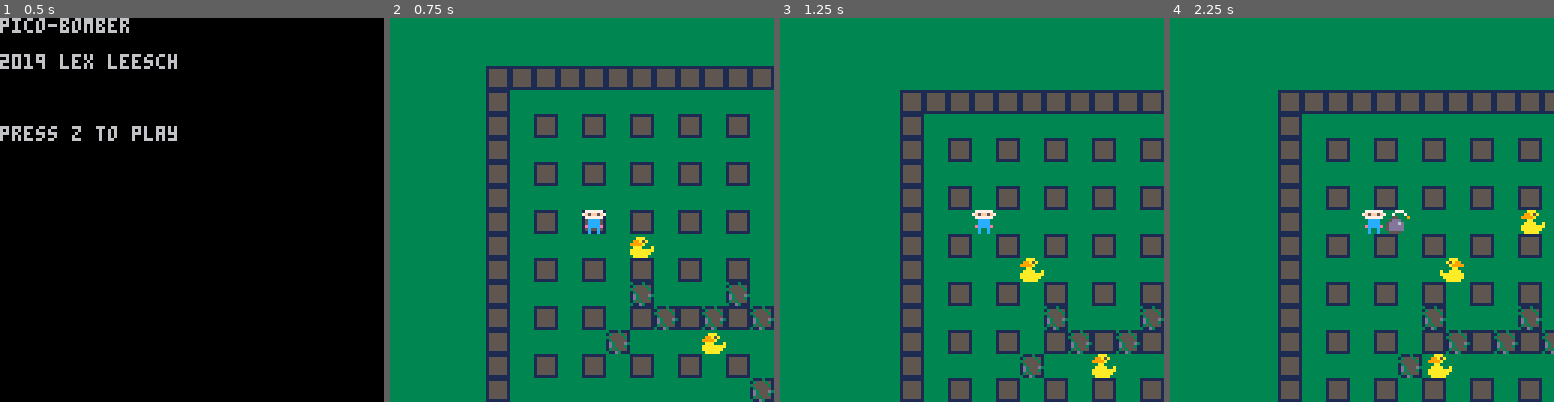
Above: before the commit, frames 1-4 (left to right).
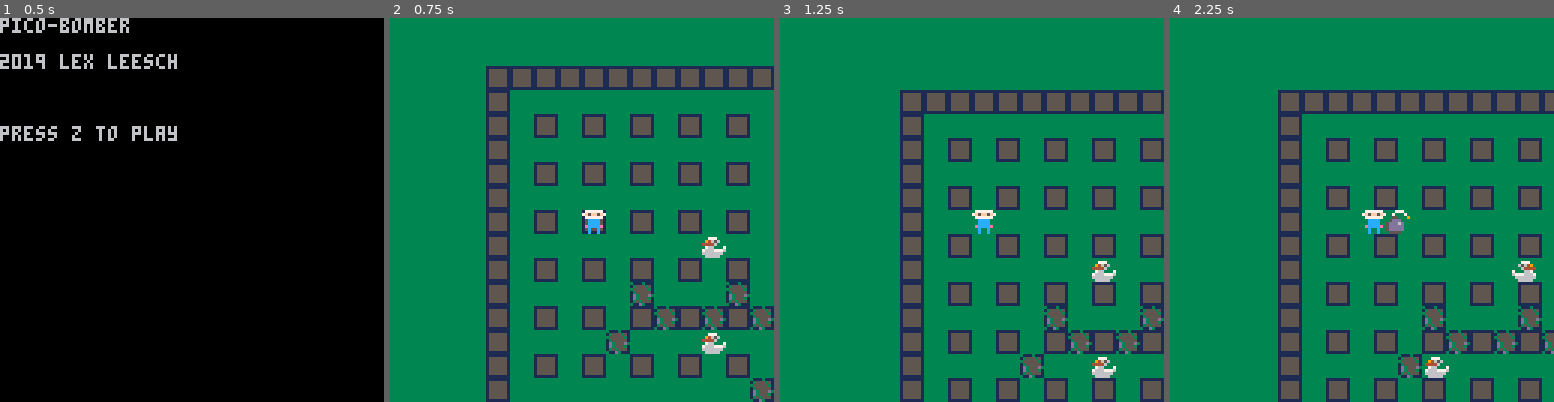
Above: after the commit, the same moments.

Repository: DigbyTheDog/PicoBomber
Game: PICO-8 cartridge game-1.p8
Two runs of this game, one before a commit and one after it. Both use one fixed random seed, a clock stepped at 60 frames per second and the inputs below.
Inputs:
- Up to frame 1 (0.5 s): no input
- Up to frame 2 (0.75 s): tap O (Z key) at 0.7 s
- Up to frame 3 (1.25 s): no input
- Up to frame 4 (2.25 s): hold Right 1.6-2.1 s; tap O (Z key) at 1.7, 2.1 s; hold Up from 2.15 s (still down)

Frame 1 is identical in both runs. In frame 2, 0.7% of the frame differs, in the area x 62-88%, y 57-88%; in frame 3, 0.7%; in frame 4, 1.0%, in the area x 66-98%, y 50-94%.

Commit message:
Update game-1.p8
mostly minor graphics work

Diff:
--- a/game-1.p8
+++ b/game-1.p8
@@ -52,9 +52,11 @@
 	if game_state=="menu" then
 		draw_menu()
 	elseif game_state=="dead" then
-		draw_dead()
+		draw_text_box("GAME OVER",8)
 	elseif game_state=="game" then
 		draw_game()
+	elseif game_state=="level complete" then
+		draw_level_complete()
 	end
 
 end
@@ -68,11 +70,28 @@
 
 end
 
-function draw_dead()
-
-	local game_over = "game over"
-	rectfill(cam.x+56-#game_over*2,cam.y+64-8,(cam.x+64+#game_over*2)+8,cam.y+64+8,0)
-	print(game_over,cam.x+64-#game_over*2,cam.y+61,8)
+function flash_text_box(text, color, seconds)
+
+	local start_time=global_timer
+	local text_box_is_active=false
+	local seconds_so_far
+	if start_time==global_timer then
+		if text_box_is_active then
+			text_box_is_active=false
+		else
+			text_box_is_active=true
+		end
+	end
+	if text_box_is_active then
+		draw_text_box(text, color)
+	end
+
+end
+
+function draw_text_box(text, color)
+
+	rectfill(cam.x+56-#text*2,cam.y+64-8,(cam.x+64+#text*2)+8,cam.y+64+8,0)
+	print(text,cam.x+64-#text*2,cam.y+61,color)
 
 end
 
@@ -100,11 +119,37 @@
 function update_game()
 
 	local obj
+
+	if not are_any_enemies_still_alive() then
+		game_state="level complete"
+	end
+
 	for obj in all(game_objects) do
 		obj:update()
 	end
 
+	for obj in all(game_objects) do
+		obj:draw()
+	end
+
 	update_global_timer()
+
+end
+
+function draw_level_complete()
+
+	flash_text_box("LEVEL COMPLETE!",7,10)
+
+end
+
+function are_any_enemies_still_alive()
+
+	for obj in all(game_objects) do
+		if obj.name=="enemy" then
+			return true
+		end
+	end
+	return false
 
 end
 
@@ -232,6 +277,7 @@
 			end
 
 			self:check_for_being_exploded()
+			self:check_for_collision_with_enemy()
 
 			-- In a bomberman-type game, it's weird if you can move diag, so limit to one direction at a time.
 			-- TODO: it feels bad to stop when two keys are held, actually.
@@ -290,6 +336,16 @@
 					sfx(1)
 					bomb = make_bomb(bomb_x,bomb_y,self.facing)
 					bomb_is_deployed = true
+				end
+			end
+
+		end,
+		check_for_collision_with_enemy=function(self)
+
+			local e
+			for e in all(game_objects) do
+				if e.name=="enemy" and abs(e.x - self.x) < 30 and abs(e.y - self.y) < 30 and are_object_rects_colliding(self,e)==true then
+					self.dying=true
 				end
 			end
 
@@ -750,15 +806,15 @@
 0c0c0c0c0c0c0c0c0c0c0c0c010001000100010001000100010001000100010001000100010c0c0c0c0c0c0c0c0c0c0c0c0c0c0c0c0c0c0c0c0c0c0c0c0c0c0c0c0c0c0c0c0c0c0c0c0c0c0c0c0c0c0c0c0c0c0c0c0c0c0c0c0c0c0c0c0c0c0c0c0c0c0c0c0c0c0c0c0c0c0c0c0c0c0c0c0c0c0c0c0c0c0c0c0c0c0c0c0c0c0c
 0c0c0c0c0c0c0c0c0c0c0c0c010000000000000000000000000011000000000000000000010c0c0c0c0c0c0c0c0c0c0c0c0c0c0c0c0c0c0c0c0c0c0c0c0c0c0c0c0c0c0c0c0c0c0c0c0c0c0c0c0c0c0c0c0c0c0c0c0c0c0c0c0c0c0c0c0c0c0c0c0c0c0c0c0c0c0c0c0c0c0c0c0c0c0c0c0c0c0c0c0c0c0c0c0c0c0c0c0c0c0c
 0c0c0c0c0c0c0c0c0c0c0c0c010001000100010001000100010001000100010001000100010c0c0c0c0c0c0c0c0c0c0c0c0c0c0c0c0c0c0c0c0c0c0c0c0c0c0c0c0c0c0c0c0c0c0c0c0c0c0c0c0c0c0c0c0c0c0c0c0c0c0c0c0c0c0c0c0c0c0c0c0c0c0c0c0c0c0c0c0c0c0c0c0c0c0c0c0c0c0c0c0c0c0c0c0c0c0c0c0c0c0c
-0c0c0c0c0c0c0c0c0c0c0c0c010000000000000000000000000311000000000000000000010c0c0c0c0c0c0c0c0c0c0c0c0c0c0c0c0c0c0c0c0c0c0c0c0c0c0c0c0c0c0c0c0c0c0c0c0c0c0c0c0c0c0c0c0c0c0c0c0c0c0c0c0c0c0c0c0c0c0c0c0c0c0c0c0c0c0c0c0c0c0c0c0c0c0c0c0c0c0c0c0c0c0c0c0c0c0c0c0c0c0c
+0c0c0c0c0c0c0c0c0c0c0c0c010000000000000000000000002511000000000000000000010c0c0c0c0c0c0c0c0c0c0c0c0c0c0c0c0c0c0c0c0c0c0c0c0c0c0c0c0c0c0c0c0c0c0c0c0c0c0c0c0c0c0c0c0c0c0c0c0c0c0c0c0c0c0c0c0c0c0c0c0c0c0c0c0c0c0c0c0c0c0c0c0c0c0c0c0c0c0c0c0c0c0c0c0c0c0c0c0c0c0c
 0c0c0c0c0c0c0c0c0c0c0c0c010001000100010001000100010001000111011101000100010c0c0c0c0c0c0c0c0c0c0c0c0c0c0c0c0c0c0c0c0c0c0c0c0c0c0c0c0c0c0c0c0c0c0c0c0c0c0c0c0c0c0c0c0c0c0c0c0c0c0c0c0c0c0c0c0c0c0c0c0c0c0c0c0c0c0c0c0c0c0c0c0c0c0c0c0c0c0c0c0c0c0c0c0c0c0c0c0c0c0c
-0c0c0c0c0c0c0c0c0c0c0c0c010000000000030000000000110011000000002500000000010c0c0c0c0c0c0c0c0c0c0c0c0c0c0c0c0c0c0c0c0c0c0c0c0c0c0c0c0c0c0c0c0c0c0c0c0c0c0c0c0c0c0c0c0c0c0c0c0c0c0c0c0c0c0c0c0c0c0c0c0c0c0c0c0c0c0c0c0c0c0c0c0c0c0c0c0c0c0c0c0c0c0c0c0c0c0c0c0c0c0c
+0c0c0c0c0c0c0c0c0c0c0c0c010000000000250000030000110011000000002500000000010c0c0c0c0c0c0c0c0c0c0c0c0c0c0c0c0c0c0c0c0c0c0c0c0c0c0c0c0c0c0c0c0c0c0c0c0c0c0c0c0c0c0c0c0c0c0c0c0c0c0c0c0c0c0c0c0c0c0c0c0c0c0c0c0c0c0c0c0c0c0c0c0c0c0c0c0c0c0c0c0c0c0c0c0c0c0c0c0c0c0c
 0c0c0c0c0c0c0c0c0c0c0c0c010001260100010001000100010001000100010001000100010c0c0c0c0c0c0c0c0c0c0c0c0c0c0c0c0c0c0c0c0c0c0c0c0c0c0c0c0c0c0c0c0c0c0c0c0c0c0c0c0c0c0c0c0c0c0c0c0c0c0c0c0c0c0c0c0c0c0c0c0c0c0c0c0c0c0c0c0c0c0c0c0c0c0c0c0c0c0c0c0c0c0c0c0c0c0c0c0c0c0c
-0c0c0c0c0c0c0c0c0c0c0c0c010000000000110000001100000000001100000000000026010c0c0c0c0c0c0c0c0c0c0c0c0c0c0c0c0c0c0c0c0c0c0c0c0c0c0c0c0c0c0c0c0c0c0c0c0c0c0c0c0c0c0c0c0c0c0c0c0c0c0c0c0c0c0c0c0c0c0c0c0c0c0c0c0c0c0c0c0c0c0c0c0c0c0c0c0c0c0c0c0c0c0c0c0c0c0c0c0c0c0c
+0c0c0c0c0c0c0c0c0c0c0c0c010000000000110000001100030000001100000000000026010c0c0c0c0c0c0c0c0c0c0c0c0c0c0c0c0c0c0c0c0c0c0c0c0c0c0c0c0c0c0c0c0c0c0c0c0c0c0c0c0c0c0c0c0c0c0c0c0c0c0c0c0c0c0c0c0c0c0c0c0c0c0c0c0c0c0c0c0c0c0c0c0c0c0c0c0c0c0c0c0c0c0c0c0c0c0c0c0c0c0c
 0c0c0c0c0c0c0c0c0c0c0c0c010001000100011101110111011101000100010001000126010c0c0c0c0c0c0c0c0c0c0c0c0c0c0c0c0c0c0c0c0c0c0c0c0c0c0c0c0c0c0c0c0c0c0c0c0c0c0c0c0c0c0c0c0c0c0c0c0c0c0c0c0c0c0c0c0c0c0c0c0c0c0c0c0c0c0c0c0c0c0c0c0c0c0c0c0c0c0c0c0c0c0c0c0c0c0c0c0c0c0c
-0c0c0c0c0c0c0c0c0c0c0c0c010000000011000000030000000000000000000000000003010c0c0c0c0c0c0c0c0c0c0c0c0c0c0c0c0c0c0c0c0c0c0c0c0c0c0c0c0c0c0c0c0c0c0c0c0c0c0c0c0c0c0c0c0c0c0c0c0c0c0c0c0c0c0c0c0c0c0c0c0c0c0c0c0c0c0c0c0c0c0c0c0c0c0c0c0c0c0c0c0c0c0c0c0c0c0c0c0c0c0c
+0c0c0c0c0c0c0c0c0c0c0c0c010000000011000000030000000000000000000000000025010c0c0c0c0c0c0c0c0c0c0c0c0c0c0c0c0c0c0c0c0c0c0c0c0c0c0c0c0c0c0c0c0c0c0c0c0c0c0c0c0c0c0c0c0c0c0c0c0c0c0c0c0c0c0c0c0c0c0c0c0c0c0c0c0c0c0c0c0c0c0c0c0c0c0c0c0c0c0c0c0c0c0c0c0c0c0c0c0c0c0c
 0c0c0c0c0c0c0c0c0c0c0c0c010001000100010001000100010001000111011101000100010c0c0c0c0c0c0c0c0c0c0c0c0c0c0c0c0c0c0c0c0c0c0c0c0c0c0c0c0c0c0c0c0c0c0c0c0c0c0c0c0c0c0c0c0c0c0c0c0c0c0c0c0c0c0c0c0c0c0c0c0c0c0c0c0c0c0c0c0c0c0c0c0c0c0c0c0c0c0c0c0c0c0c0c0c0c0c0c0c0c0c
-0c0c0c0c0c0c0c0c0c0c0c0c010000000000000000000011001100000025000000000000010c0c0c0c0c0c0c0c0c0c0c0c0c0c0c0c0c0c0c0c0c0c0c0c0c0c0c0c0c0c0c0c0c0c0c0c0c0c0c0c0c0c0c0c0c0c0c0c0c0c0c0c0c0c0c0c0c0c0c0c0c0c0c0c0c0c0c0c0c0c0c0c0c0c0c0c0c0c0c0c0c0c0c0c0c0c0c0c0c0c0c
+0c0c0c0c0c0c0c0c0c0c0c0c010000000000000000000011001100030025000000000000010c0c0c0c0c0c0c0c0c0c0c0c0c0c0c0c0c0c0c0c0c0c0c0c0c0c0c0c0c0c0c0c0c0c0c0c0c0c0c0c0c0c0c0c0c0c0c0c0c0c0c0c0c0c0c0c0c0c0c0c0c0c0c0c0c0c0c0c0c0c0c0c0c0c0c0c0c0c0c0c0c0c0c0c0c0c0c0c0c0c0c
 0c0c0c0c0c0c0c0c0c0c0c0c010001000100010001000100010001000100010001000111010c0c0c0c0c0c0c0c0c0c0c0c0c0c0c0c0c0c0c0c0c0c0c0c0c0c0c0c0c0c0c0c0c0c0c0c0c0c0c0c0c0c0c0c0c0c0c0c0c0c0c0c0c0c0c0c0c0c0c0c0c0c0c0c0c0c0c0c0c0c0c0c0c0c0c0c0c0c0c0c0c0c0c0c0c0c0c0c0c0c0c
 0c0c0c0c0c0c0c0c0c0c0c0c010000000011000000001100002500000000000000001103010c0c0c0c0c0c0c0c0c0c0c0c0c0c0c0c0c0c0c0c0c0c0c0c0c0c0c0c0c0c0c0c0c0c0c0c0c0c0c0c0c0c0c0c0c0c0c0c0c0c0c0c0c0c0c0c0c0c0c0c0c0c0c0c0c0c0c0c0c0c0c0c0c0c0c0c0c0c0c0c0c0c0c0c0c0c0c0c0c0c0c
 0c0c0c0c0c0c0c0c0c0c0c0c010101010101010101010101010101010101010101010101010c0c0c0c0c0c0c0c0c0c0c0c0c0c0c0c0c0c0c0c0c0c0c0c0c0c0c0c0c0c0c0c0c0c0c0c0c0c0c0c0c0c0c0c0c0c0c0c0c0c0c0c0c0c0c0c0c0c0c0c0c0c0c0c0c0c0c0c0c0c0c0c0c0c0c0c0c0c0c0c0c0c0c0c0c0c0c0c0c0c0c
Not shown, changed: 22 lines of the sprite sheet (__gfx__) section of game-1.p8
